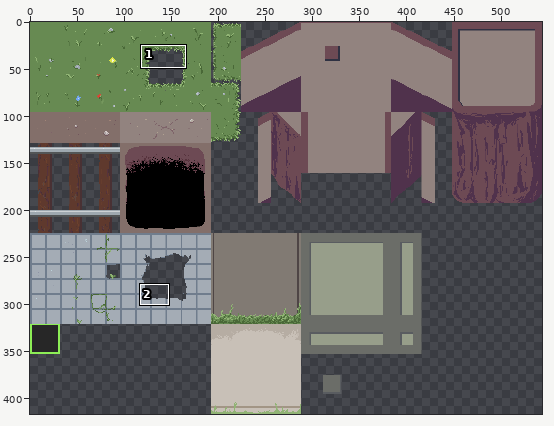
Two states of a sprite sheet, TrainGame/Assets/Sprites/tileset1.png. Above, an overview of the earlier version with the close-up marked.
Close-up. Before the edit:
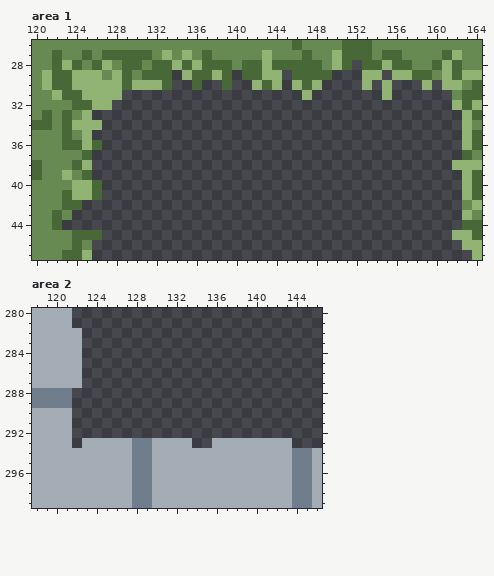
The file is 544x416 pixels. Colours within 5 levels of each other are drawn and written as one. Shown: area 1: x 120..164, y 26..47; area 2: x 118..146, y 280..299. The commit also changed other parts of the picture, which this record leaves out.
New version:
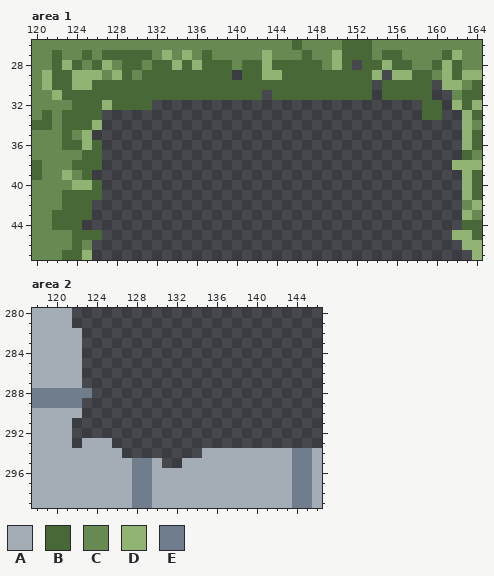
Palette (. is transparent): A #a4acb5  B #496837  C #678a52  D #91b475  E #707d8d
Changes in this commit:
Area 1:
y 29: x 134..135 .D -> BB; x 138 D -> B; x 145 . -> B; x 150..153 ...D -> BBBB
y 30: x 126..128 DDD -> BBB; x 130..132 DDD -> BBB; x 134..135 .. -> BB; x 137..138 .. -> BB; x 140..142 ..D -> BBB; x 144..146 D.D -> BBB; x 148..153 D....D -> BBBBBB; x 155..159 D...D -> BBBBB
y 31: x 125..142 DDDD.............. -> BBBBBBBBBBBBBBBBBB; x 144..153 ...D...... -> BBBBBBBBBB; x 155..159 D.... -> BBBBB
y 32: x 126 D -> B; x 128..131 .... -> BBBB; x 159..160 .. -> BB
y 33: x 124..126 CD. -> BBB; x 159..160 .. -> BB
y 34: x 124..125 DD -> BB
y 37: x 126 . -> B
y 38: x 125..126 D. -> BB
y 41: x 124..125 DD -> BB
y 42: x 125 . -> B
y 43: x 123..125 C.. -> BBB
y 44: x 123..124 .. -> BB
Area 2:
y 288: x 122..123 .. -> EE
y 289: x 122 . -> E
y 290: x 122 . -> A
y 293: x 126..133 AAEEAAAA -> ........; x 136..143 AAAAAAAA -> ........
y 294: x 127..134 AEEAAAAA -> ........
y 295: x 131..132 AA -> ..
Pixel boxes of the changes (left, top, right, bottom) in both close-ups:
changed: (62, 70, 442, 230)
changed: (72, 388, 292, 468)
